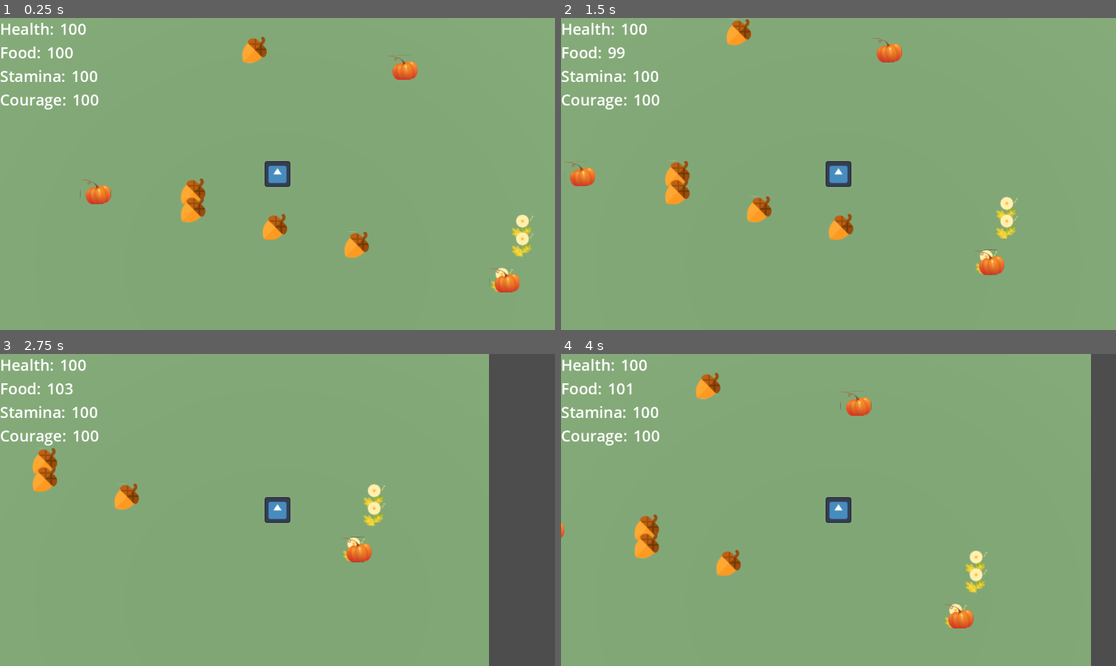
Above: before the commit, frames 1-4 (two rows, left to right).
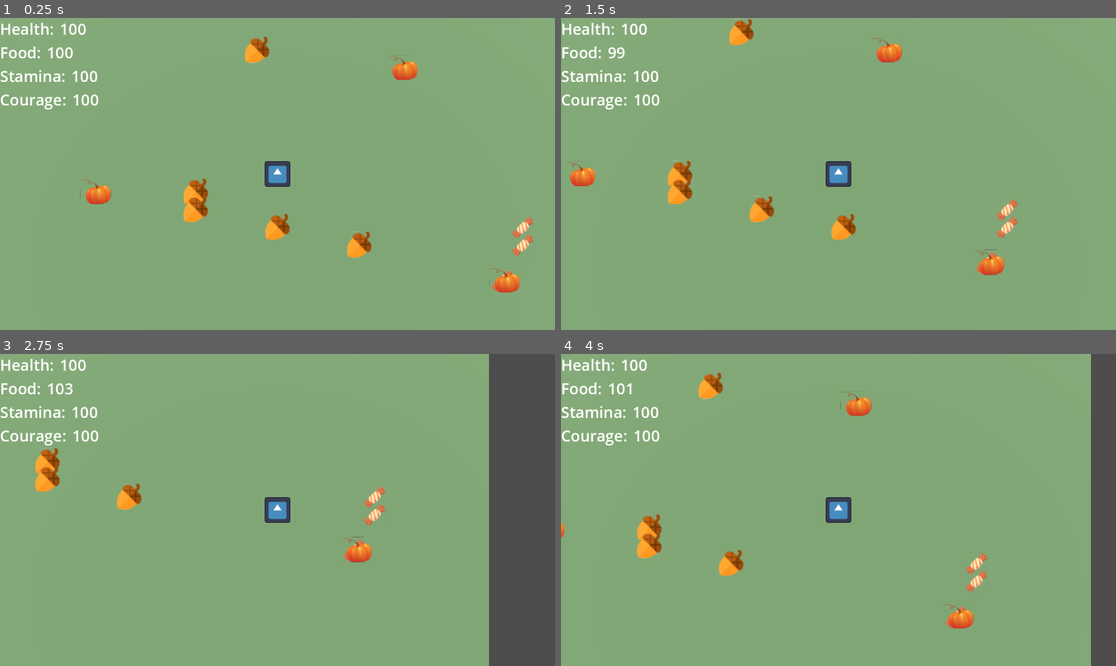
Above: after the commit, the same moments.

Repository: wattsUpJaz/Halloween2022
Game: Godot game, scene res://world.tscn
The game is run twice, just before and just after one commit, with the same random seed, the same clock (stepped at 60 frames per second) and the same inputs. The engine's default icon, where the game draws it, is replaced by a stand-in: a white triangle on a blue panel in a dark square.
Inputs:
- Up to frame 1 (0.25 s): no input
- Up to frame 2 (1.5 s): tap Enter at 0.5 s; hold Right (ui_right) 0.53-1.28 s; hold Down (ui_down) from 1.28 s (still down)
- Up to frame 3 (2.75 s): release Down (ui_down) at 2.03 s; hold Right (ui_right) from 2.03 s (still down)
- Up to frame 4 (4 s): release Right (ui_right) at 2.78 s; hold Up (ui_up) 2.78-3.53 s; hold Left (ui_left) from 3.53 s (still down)

The runs differ from the first frame. In frame 1, 1.2% of the frame differs, in the area x 32-97%, y 6-88%; in frame 2, 1.2%; in frame 3, 0.9%; in frame 4, 1.1%.

Commit message:
finish taffy item
rework item base class so that it awaits item effect

add taffy texture and effect logic

Diff:
--- a/items/item.gd
+++ b/items/item.gd
@@ -9,5 +9,7 @@
 func _on_craft_resource_body_entered(body: Node3D):
 	var player = body as Player
 	if player:
-		_affect_player(player)
+		$CollisionShape3d.disabled = true
+		$Sprite3d.visible = false
+		await _affect_player(player)
 		queue_free()
--- a/items/item.tscn
+++ b/items/item.tscn
@@ -14,7 +14,7 @@
 shape = SubResource("BoxShape3D_3h1m0")
 
 [node name="Sprite3d" type="Sprite3D" parent="."]
-transform = Transform3D(1, 0, 0, 0, 1, 0, 0, 0, 1, -0.125612, 0.190889, 0)
+transform = Transform3D(1, 0, 0, 0, 1, 0, 0, 0, 1, 0, 0.191, 0)
 billboard = 1
 
 [connection signal="body_entered" from="." to="." method="_on_craft_resource_body_entered"]
--- a/items/taffy.gd
+++ b/items/taffy.gd
@@ -6,4 +6,4 @@
 	player.add_courage(5)
 	$Timer.start()
 	await $Timer.timeout
-	player.add_stamina(-10)
+	player.add_stamina(-20)
--- a/items/taffy.tscn
+++ b/items/taffy.tscn
@@ -1,10 +1,15 @@
-[gd_scene load_steps=3 format=3 uid="uid://uacg0trfj5h4"]
+[gd_scene load_steps=4 format=3 uid="uid://uacg0trfj5h4"]
 
 [ext_resource type="PackedScene" uid="uid://chhnwt5i2hiad" path="res://items/item.tscn" id="1_6d1qt"]
 [ext_resource type="Script" path="res://items/taffy.gd" id="2_eqdk2"]
+[ext_resource type="Texture2D" uid="uid://dblf0oxxw2pwh" path="res://assets/taffy.png" id="3_bnsf1"]
 
 [node name="Taffy" instance=ExtResource("1_6d1qt")]
 script = ExtResource("2_eqdk2")
 
+[node name="Sprite3d" parent="." index="1"]
+transform = Transform3D(0.816, 0, 0, 0, 0.816, 0, 0, 0, 0.816, 0, 0.112, 0)
+texture = ExtResource("3_bnsf1")
+
 [node name="Timer" type="Timer" parent="." index="2"]
-wait_time = 3.0
+one_shot = true
--- a/world.gd
+++ b/world.gd
@@ -2,7 +2,7 @@
 
 var pumpkin_scene: PackedScene = preload("res://items/pumpkin.tscn")
 var acorn_scene: PackedScene = preload("res://items/acorn.tscn")
-var dandelion_scene: PackedScene = preload("res://items/dandelion.tscn")
+var dandelion_scene: PackedScene = preload("res://items/taffy.tscn")
 var rsrc_count: int = 5
 
 func _ready():
Binary file added: assets/taffy.png
Not shown, added: assets/taffy.png.import
